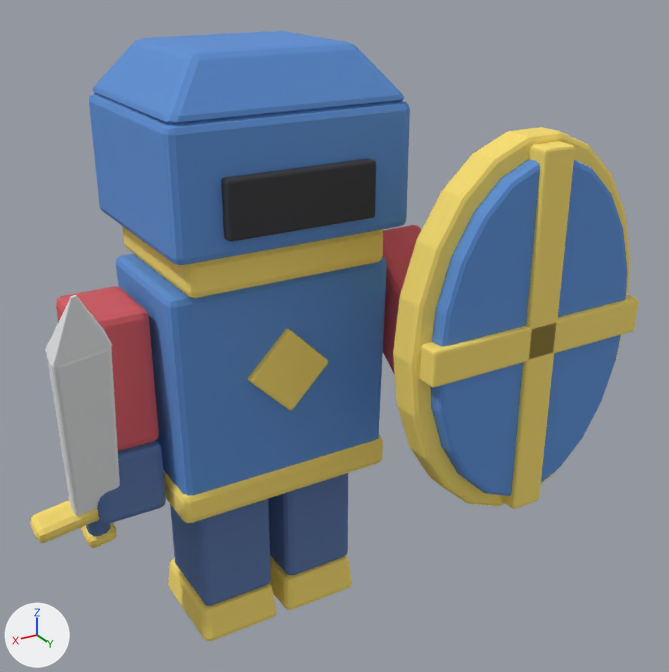
A saved change to the glTF model assets/models/shieldman.glb.
Before and after are seen from a camera (50 mm lens) standing at (0.612, 1.279, 1.126) and looking at (-0.089, 0.111, 0.542). Arrows for +X, +Y and +Z are at lower left; the lights stay in place. The picture after the commit comes second. Where no turn or scale is listed for an object, it has been applied to the vertices.

Objects in the first picture: 'Blade', 'Collar', 'Helmet', 'HelmetTop', 'ShieldBarH', 'ShieldBarV', 'ShieldFace', 'ShieldRim', 'ShinR', 'TorsoBody', 'UpperL', 'UpperR', 'Visor' and 10 more.
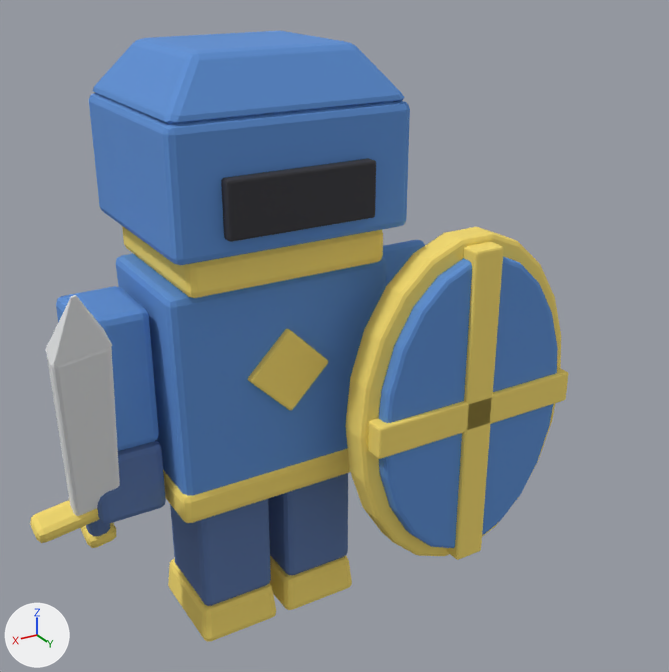
ob_arml is not drawn itself; it is the parent of ob_forel, ob_shield, ob_upperl.

Patch to the scene script:
```diff
--- a/assets/models/shieldman.glb.py
+++ b/assets/models/shieldman.glb.py
@@ me_upperl @@
 me_upperl.from_pydata(...)  # 56 vertices, 108 faces; spans x -0.052..0.052, y -0.068..0.068, z -0.22..0.0
-me_upperl.materials.append(mat_cloth_red)  # red #d85c63
+me_upperl.materials.append(mat_armor_primary)  # blue #5c90d6
@@ me_upperr @@
 me_upperr.from_pydata(...)  # 56 vertices, 108 faces; spans x -0.052..0.052, y -0.068..0.068, z -0.22..0.0
-me_upperr.materials.append(mat_cloth_red)  # red #d85c63
+me_upperr.materials.append(mat_armor_primary)  # blue #5c90d6
@@ ob_arml @@
 ob_arml.location = (-0.248, 0.0, 0.35)
-ob_arml.rotation_euler = (0.908, 0.0, 0.0)  # degrees (52, 0, 0)
+ob_arml.rotation_euler = (0.454, 0.0, 0.0)  # degrees (26, 0, 0)
@@ ob_shieldbarh @@
 ob_shieldbarh = bpy.data.objects.new('ShieldBarH', me_shieldbarh)
-ob_shieldbarh.location = (-0.278, 0.325, 0.592)
+ob_shieldbarh.location = (-0.278, 0.199, 0.416)
@@ ob_shieldbarv @@
 ob_shieldbarv = bpy.data.objects.new('ShieldBarV', me_shieldbarv)
-ob_shieldbarv.location = (-0.278, 0.325, 0.592)
+ob_shieldbarv.location = (-0.278, 0.199, 0.416)
@@ ob_shieldface @@
 ob_shieldface = bpy.data.objects.new('ShieldFace', me_shieldface)
-ob_shieldface.location = (-0.278, 0.325, 0.592)
+ob_shieldface.location = (-0.278, 0.199, 0.416)
@@ ob_shieldrim @@
 ob_shieldrim = bpy.data.objects.new('ShieldRim', me_shieldrim)
-ob_shieldrim.location = (-0.278, 0.325, 0.592)
+ob_shieldrim.location = (-0.278, 0.199, 0.416)
```

Boxes (x1, y1, x2, y2) around the edits, measured in the pictures (669 x 672 px):
'ShieldFace', moved: before (430, 159, 628, 496); after (378, 257, 558, 548)
'ShieldRim', moved: before (393, 127, 630, 506); after (345, 227, 561, 556)
'ShieldBarV', moved: before (501, 141, 575, 509); after (447, 242, 504, 560)
'ShieldBarH', moved: before (420, 294, 639, 387); after (368, 367, 568, 459)
'UpperR', recoloured (red to blue): (56, 286, 159, 451) in both
'UpperL', recoloured, turned: before (382, 225, 421, 375); after (382, 240, 425, 286)
